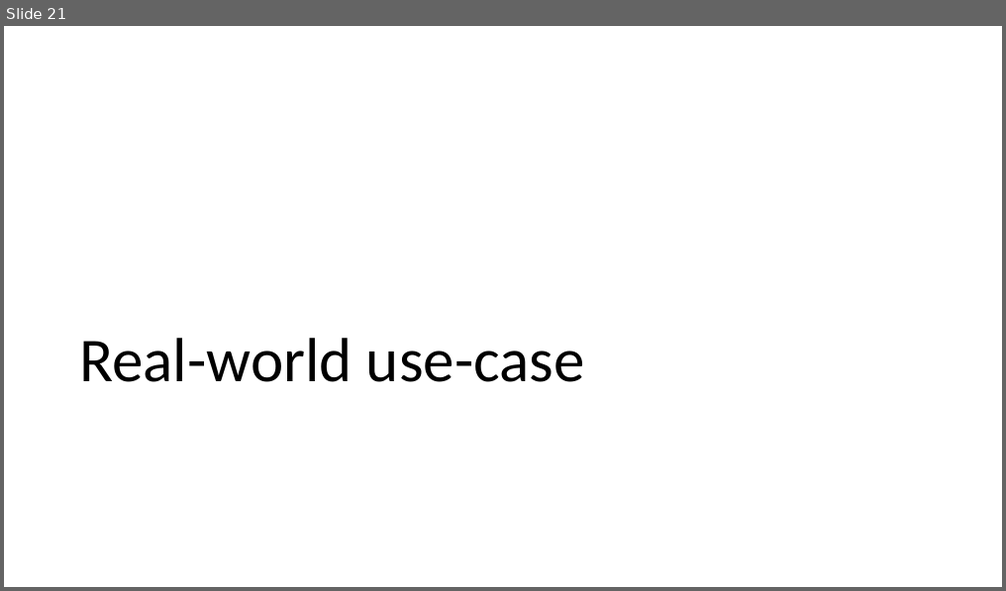
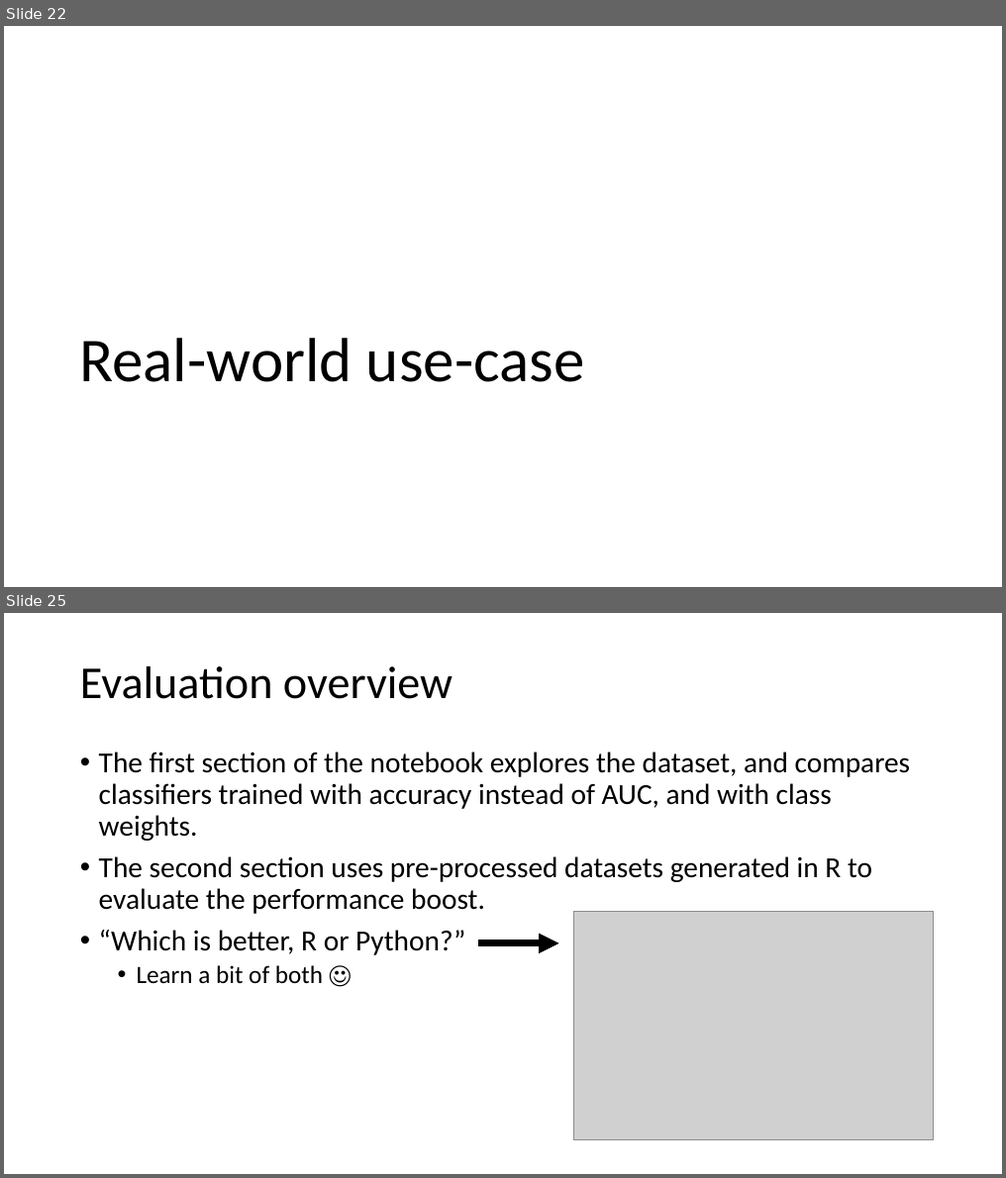
Before and after one commit to timgasser/acm_imbalanced_learning, a slide deck: acm_imbalance_datasets.pptx. Shown one above the other, each under a label of ours: slide 21 before the commit, slides 22 and 25 after it; the slides between them are not shown. The pictures are 1006x591 and 1006x1178 pixels, drawn with LibreOffice and Linux fonts; fonts in the diff are those of the drawing; grey boxes stand for pictures. Boxes give left, top, right and bottom in pixels: in the first picture for what was removed or moved away, otherwise in the second. Text is boxed around its words. In the diff, an @@ line names an element or a change of style, - is before the commit and + after.

Commit message:
Finishing off notebooks and code.

```diff
--- a/acm_imbalance_datasets.pptx
+++ b/acm_imbalance_datasets.pptx
@@ slide 25 added at (x1=4, y1=613, x2=1002, y2=1174), background #FFFFFF @@
@@ title added at (x1=80, y1=666, x2=452, y2=699), 44 pt, text #000000 @@
+Evaluation overview
@@ text added at (x1=99, y1=752, x2=911, y2=983), 28 pt, text #000000 @@
+• The first section of the notebook explores the dataset, and compares classifiers trained with accuracy instead of AUC, and with class weights.
+• The second section uses pre-processed datasets generated in R to evaluate the performance boost.
+• “Which is better, R or Python?”
+  • Learn a bit of both ☺
@@ picture added at (x1=573, y1=912, x2=934, y2=1140) @@
@@ arrow added from (478, 944) to (559, 944), #000000 6.5 pt @@
@@ what was slide 21 is now slide 22 @@
```
Also in this commit, not shown: 19 slides changed, 4 other slides added, 4 other files.
